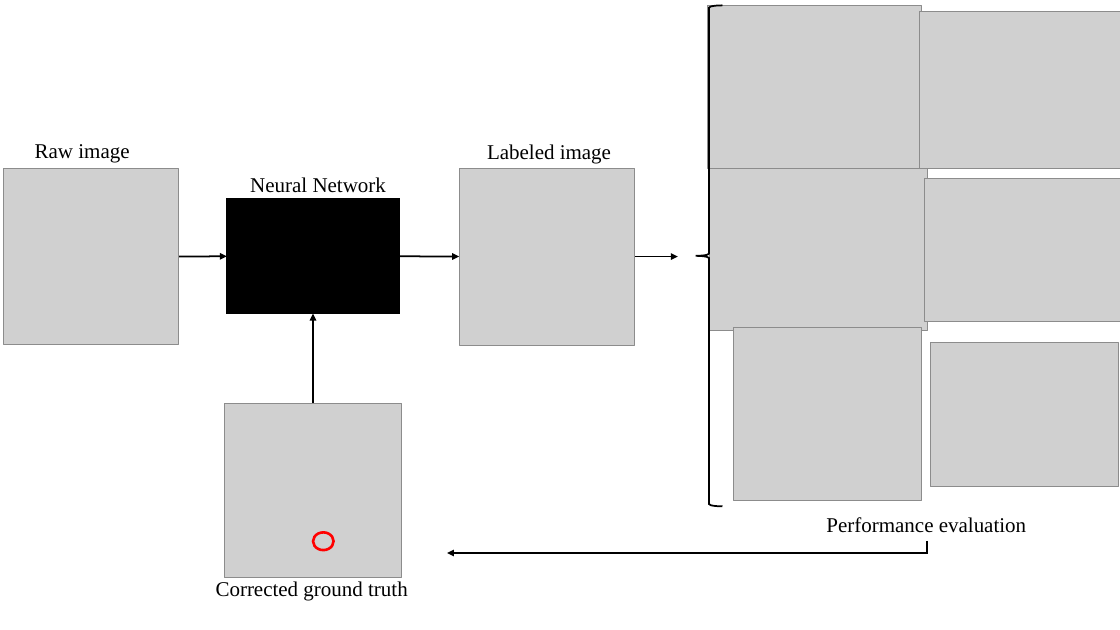
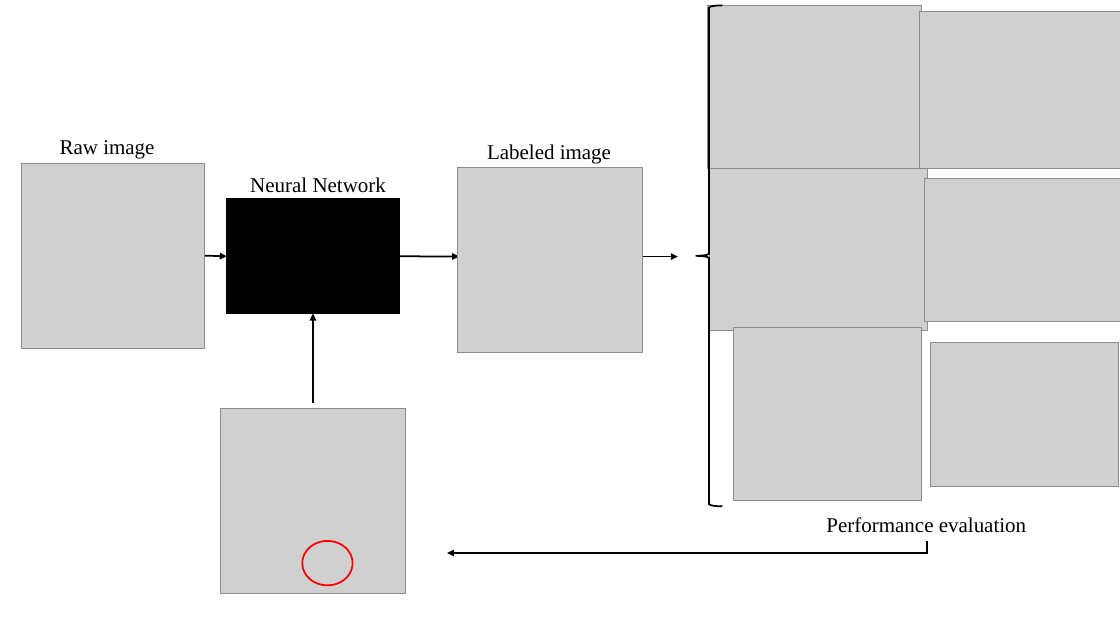
Before and after one commit to NessLfy/Lab_1.2_HiM, a slide deck: slide 1 of figure_intro.pptx. Drawn at 1120x630 pixels with LibreOffice and Linux fonts; fonts in the diff are those of the drawing; grey boxes stand for pictures. Boxes give left, top, right and bottom in pixels: in the first picture for what was removed or moved away, otherwise in the second. Text is boxed around its words. In the diff, an @@ line names an element or a change of style, - is before the commit and + after.

```diff
--- a/figure_intro.pptx
+++ b/figure_intro.pptx
@@ text "Raw image": place and size @@
-text "Raw image" at (35,144,129,163)
+text "Raw image" at (60,140,154,158)
@@ picture: place and size @@
-picture at (3,169,179,344)
+picture at (21,163,204,349)
@@ picture: place and size @@
-picture at (460,168,635,345)
+picture at (457,167,643,353)
@@ arrow moved from (179, 256) - (227, 256) to (204, 255) - (227, 256) @@
@@ picture: place and size @@
-picture at (224,403,402,578)
+picture at (220,408,406,594)
@@ ellipse: place and size @@
-ellipse at (313,533,334,550)
+ellipse at (302,541,353,586)
@@ ellipse at (302,541,353,586): outline #FF0000 2.25 pt to #FF0000 1.5 pt @@
@@ text removed at (216,581,408,601) @@
-Corrected ground truth
```
Also in this commit, not shown: 1 slide added, 4 other files.
